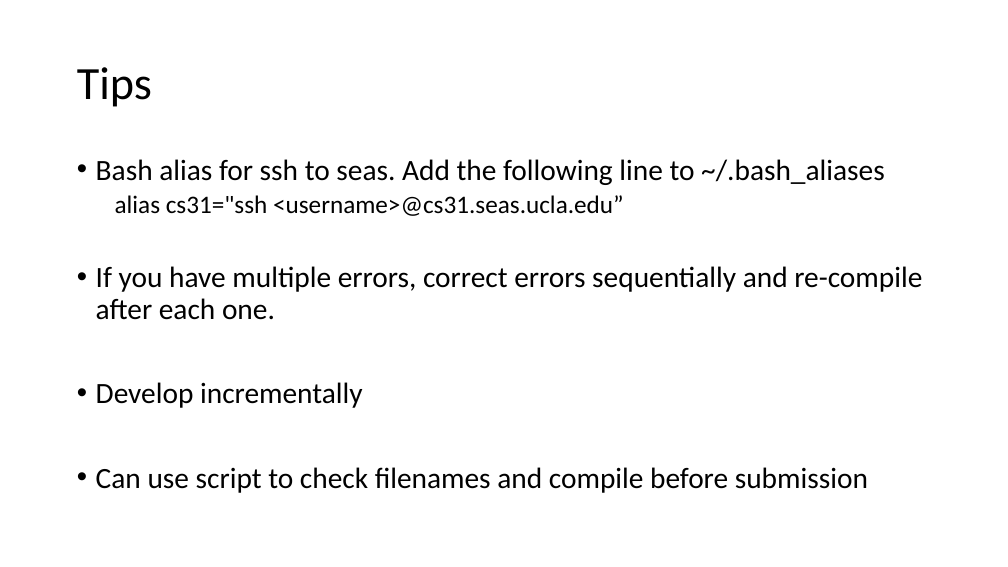
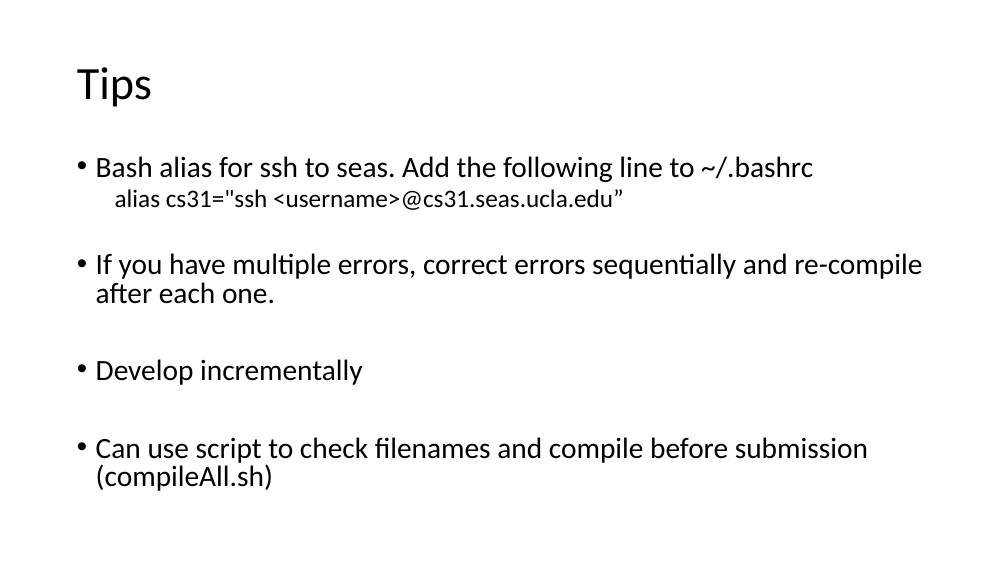
Before and after one commit to jzou1115/CS31_code, a slide deck: slide 10 of week1/week1_JZ.pptx (slide 9 before the commit). Drawn at 1008x567 pixels with LibreOffice and Linux fonts; fonts in the diff are those of the drawing. Boxes give left, top, right and bottom in pixels: in the first picture for what was removed or moved away, otherwise in the second. Text is boxed around its words. In the diff, an @@ line names an element or a change of style, - is before the commit and + after.

```diff
--- a/week1/week1_JZ.pptx
+++ b/week1/week1_JZ.pptx
@@ text at box(96, 156, 813, 182): text changed @@
-• Bash alias for ssh to seas. Add the following line to ~/.bash_aliases
+• Bash alias for ssh to seas. Add the following line to ~/.bashrc
@@ text at box(96, 189, 922, 385): line spacing 0.9 to 0.8 @@
@@ text at box(96, 437, 868, 491): text changed @@
-• Can use script to check filenames and compile before submission
+• Can use script to check filenames and compile before submission (compileAll.sh)
```
Also in this commit, not shown: 5 other slides changed, 1 slide added, 1 slide removed, 11 other files.
